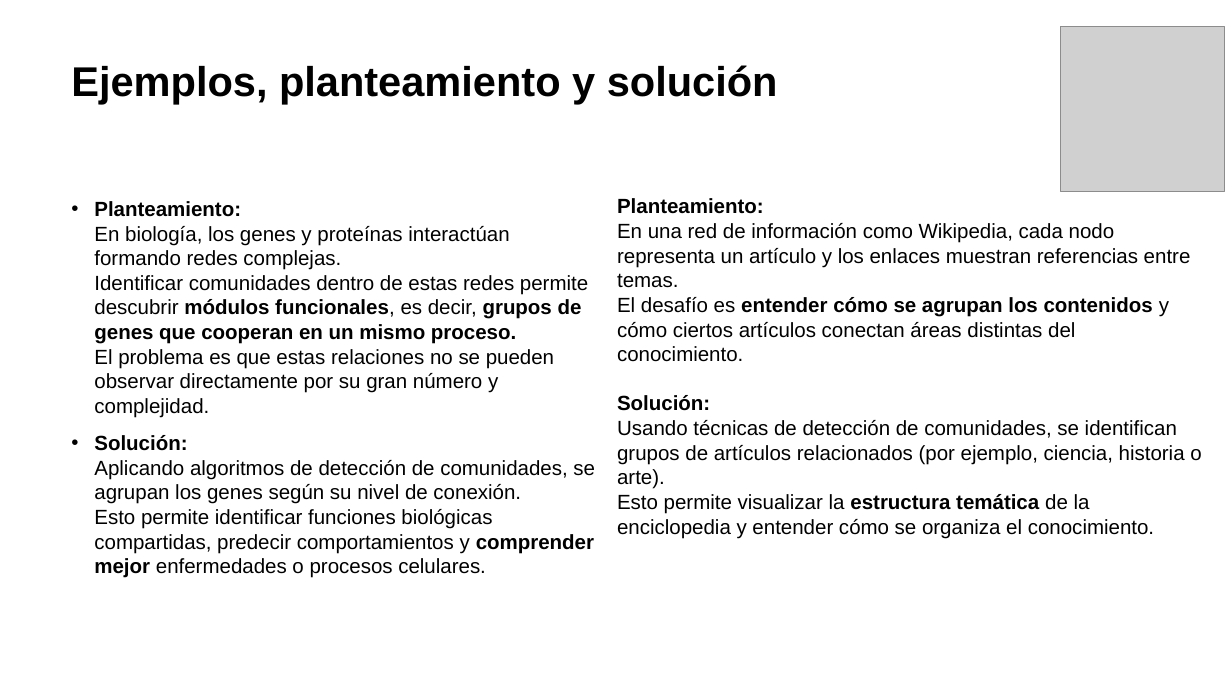
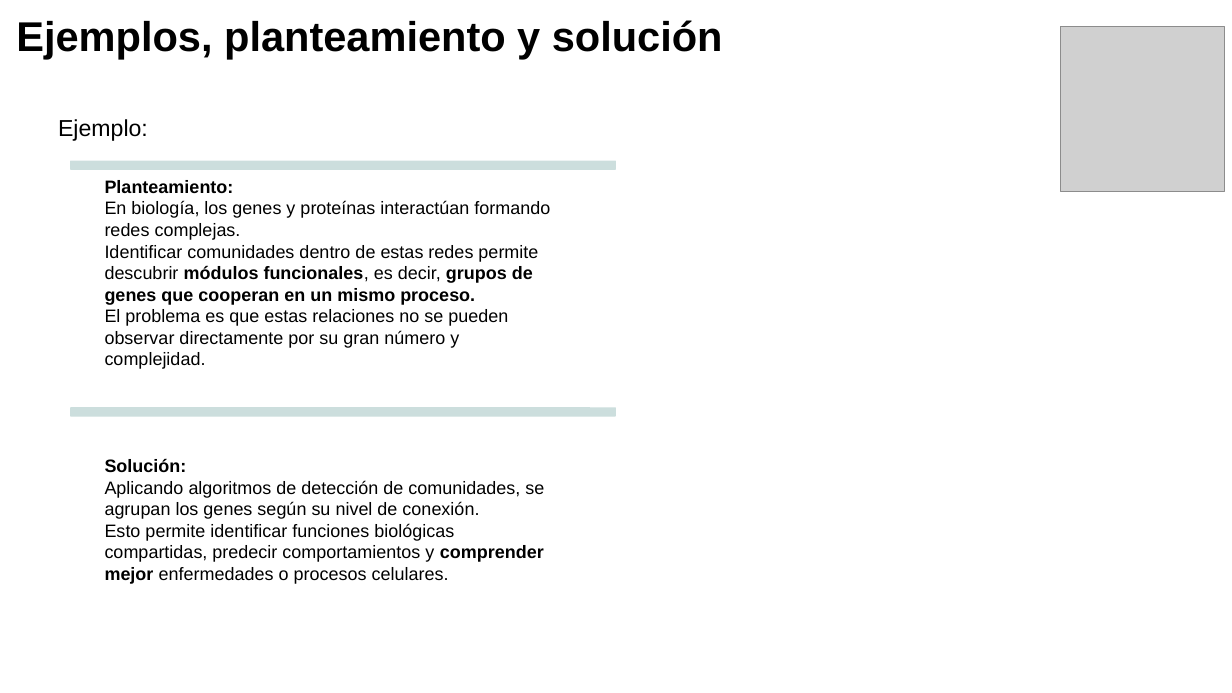
Before and after one commit to mrmiguel564/Proyecto-redes, a slide deck: slide 3 of ppt_deteccion_de_comunidades.pptx. Drawn at 1232x693 pixels with LibreOffice and Linux fonts; fonts in the diff are those of the drawing; grey boxes stand for pictures; background and template pictures are left out. Boxes give left, top, right and bottom in pixels: in the first picture for what was removed or moved away, otherwise in the second. Text is boxed around its words. In the diff, an @@ line names an element or a change of style, - is before the commit and + after.

```diff
--- a/ppt_deteccion_de_comunidades.pptx
+++ b/ppt_deteccion_de_comunidades.pptx
@@ title "Ejemplos, planteamiento y solución": place and size @@
-title "Ejemplos, planteamiento y solución" at [71, 65, 778, 103]
+title "Ejemplos, planteamiento y solución" at [16, 20, 723, 59]
@@ text added at [58, 119, 148, 141], 18 pt, text #000000 @@
+Ejemplo:
@@ rounded rectangle added at [70, 161, 616, 170], fill #CCDEDE @@
@@ text "Planteamiento: En biología, los genes ...": place and size @@
-text "Planteamiento: En biología, los genes ..." at [94, 201, 595, 578]
+text "Planteamiento: En biología, los genes ..." at [105, 180, 550, 369]
@@ text "Planteamiento: En biología, los genes ..." at [105, 180, 550, 369]: size 16 to 14 pt; bullet • to none; less space between paragraphs; vertical alignment top to middle @@
@@ text removed at [617, 198, 1201, 539] @@
-Planteamiento:
-En una red de información como Wikipedia, cada nodo representa un artículo y los enlaces muestran referencias entre temas.
-El desafío es entender cómo se agrupan los contenidos y cómo ciertos artículos conectan áreas distintas del conocimiento.
-Solución:
-Usando técnicas de detección de comunidades, se identifican grupos de artículos relacionados (por ejemplo, ciencia, historia o arte).
-Esto permite visualizar la estructura temática de la enciclopedia y entender cómo se organiza el conocimiento.
@@ rounded rectangle added at [70, 408, 616, 417], fill #CCDEDE @@
@@ text at [94, 435, 595, 578]: paragraph removed @@
-• Solución:
-  Aplicando algoritmos de detección de comunidades, se agrupan los genes según su nivel de conexión.
-  Esto permite identificar funciones biológicas compartidas, predecir comportamientos y comprender mejor enfermedades o procesos celulares.
@@ text added at [105, 458, 544, 584], 14 pt, text #000000 @@
+Solución:
+Aplicando algoritmos de detección de comunidades, se agrupan los genes según su nivel de conexión.
+Esto permite identificar funciones biológicas compartidas, predecir comportamientos y comprender mejor enfermedades o procesos celulares.
```
Also in this commit, not shown: 2 other slides changed, 12 slides added.
